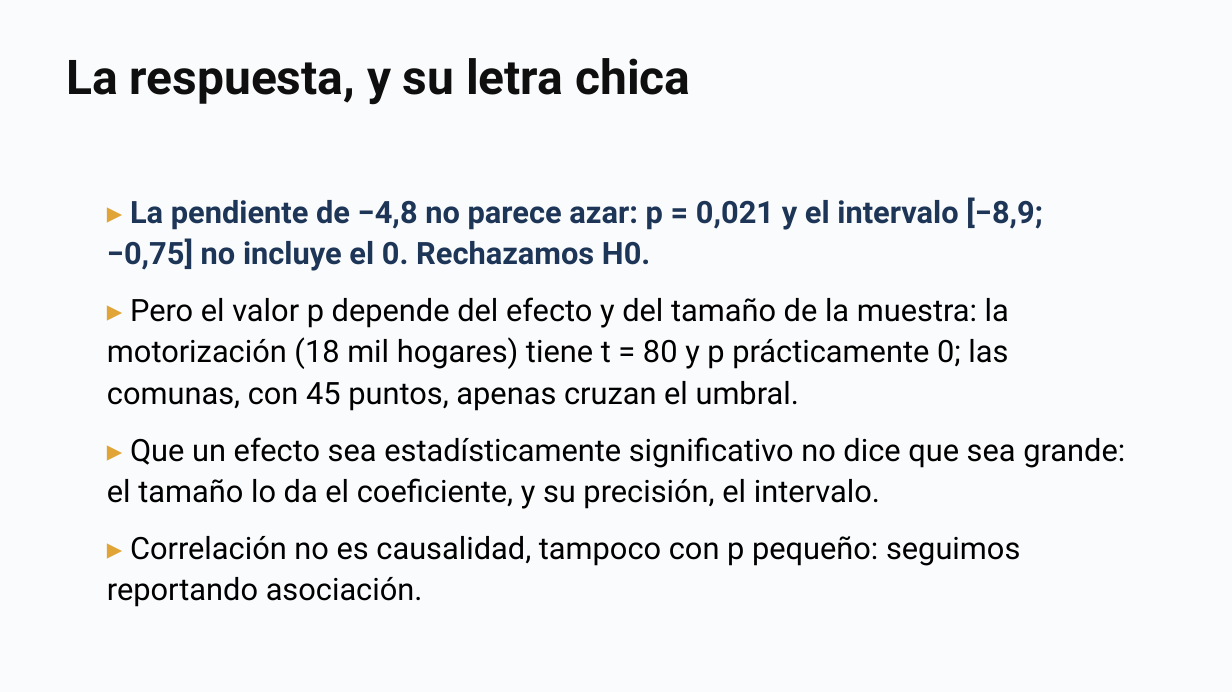
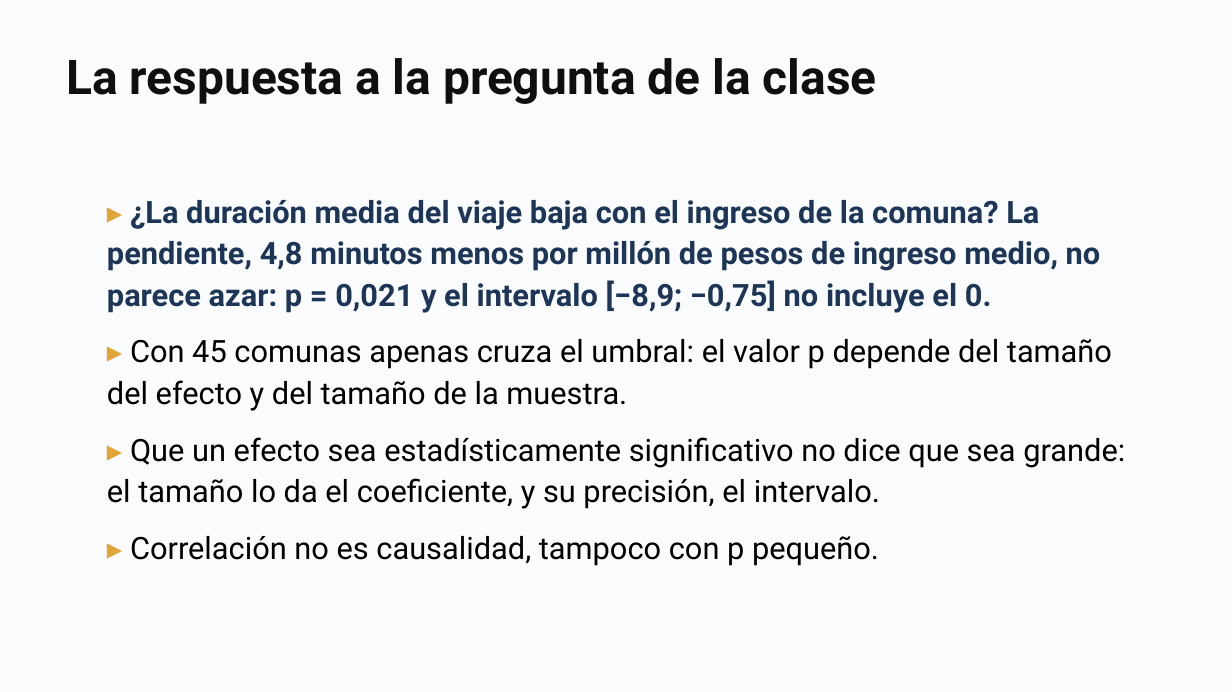
Before and after one commit to daniopitz/diplomado-cdd, a slide deck: slide 39 of presentaciones/clase05_probabilidad_inferencia.pptx. Drawn at 1232x692 pixels with LibreOffice and Linux fonts; fonts in the diff are those of the drawing. Boxes give left, top, right and bottom in pixels: in the first picture for what was removed or moved away, otherwise in the second. Text is boxed around its words. In the diff, an @@ line names an element or a change of style, - is before the commit and + after.

```diff
--- a/presentaciones/clase05_probabilidad_inferencia.pptx
+++ b/presentaciones/clase05_probabilidad_inferencia.pptx
@@ text at (66, 58, 877, 104): text changed @@
-La respuesta, y su letra chica
+La respuesta a la pregunta de la clase
@@ text at (107, 200, 1112, 411): text changed; text colour #000000 to #1D3557; bold on @@
-▸ La pendiente de −4,8 no parece azar: p = 0,021 y el intervalo [−8,9; −0,75] no incluye el 0. Rechazamos H0.
-▸ Pero el valor p depende del efecto y del tamaño de la muestra: la motorización (18 mil hogares) tiene t = 80 y p prácticamente 0; las comunas, con 45 puntos, apenas cruzan el umbral.
+▸ ¿La duración media del viaje baja con el ingreso de la comuna? La pendiente, 4,8 minutos menos por millón de pesos de ingreso medio, no parece azar: p = 0,021 y el intervalo [−8,9; −0,75] no incluye el 0.
+▸ Con 45 comunas apenas cruza el umbral: el valor p depende del tamaño del efecto y del tamaño de la muestra.
@@ text at (130, 536, 879, 566): text changed @@
-▸ Correlación no es causalidad, tampoco con p pequeño: seguimos reportando asociación.
+▸ Correlación no es causalidad, tampoco con p pequeño.
```
Also in this commit, not shown: 3 other slides changed, 3 other files.
